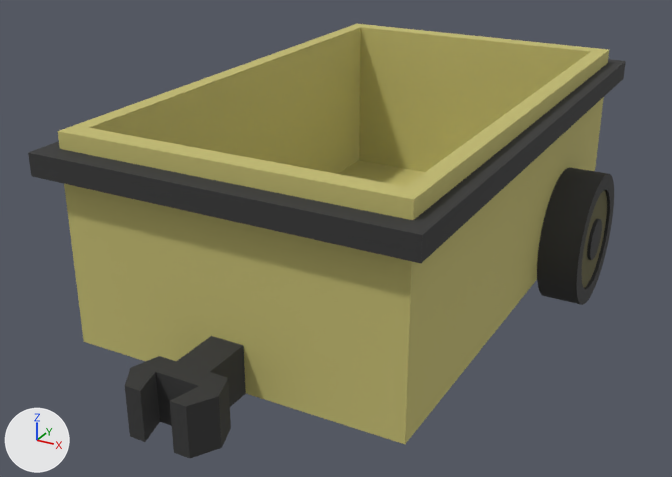
Before and after pictures for a commit that changed the FBX model GraphicResource/Tank/968_Cart_Move.fbx.
One viewpoint serves both versions: a 50 mm lens placed at (199.0, -430.0, 242.0), pointed at (-15.0, -40.0, 46.0). Every picture has the same lights, and +X, +Y and +Z are marked at lower left. Both versions are drawn at frame 91 of the action 'Take 001'; the numbers are the values there.

In view in the first picture: 'Cart', 'LeftWheel'.
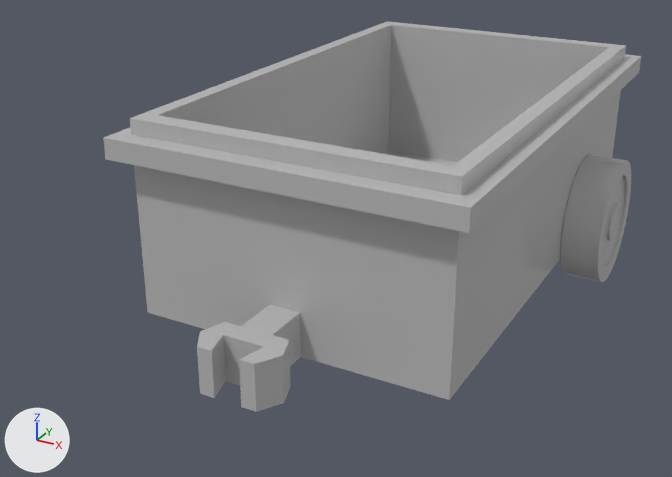
Where the change shows, as pixel boxes [x1, y1, x2, y2] in the pictures (672 x 477 px):
'Cart', recoloured, moved (yellow to grey)
    before: [28, 24, 626, 458]
    after: [103, 21, 641, 412]
'LeftWheel', deleted (black)
    before: [537, 168, 614, 305]
'Wheel', added
    after: [561, 155, 631, 282]

Diff of the bpy script that builds the scene:
```diff
--- a/GraphicResource/Tank/968_Cart_Move.fbx.py
+++ b/GraphicResource/Tank/968_Cart_Move.fbx.py
@@ mat_23___default @@
+mat_23___default = principled_material('23 - Default')
+mat_23___default.base_color = (0.5, 0.5, 0.5)  # grey #bcbcbc
+mat_23___default.roughness = 0.0
@@ me_mesh @@
 me_mesh.from_pydata(...)  # 60 vertices, 116 faces; spans x -89.0..89.0, y -206.0..117.0, z 27.0..127.0
 # used by ob_cart; location = (0.0, 0.0, 0.0)
-me_mesh.materials.append(mat_22___default)  # picture img_cart_diffuse_png
+# me_mesh part 1: the whole mesh is moved by (0.0, 45.0, -77.0)
+me_mesh.materials.append(mat_23___default)  # grey #bcbcbc
@@ me_mesh_001_1 @@
+me_mesh_001_1.from_pydata(...)  # 512 vertices, 1016 faces; spans x -102.0..102.0, y -35.0..35.0, z -35.0..35.0
+me_mesh_001_1.materials.append(mat_23___default)  # grey #bcbcbc
@@ ob_cart @@
 ob_cart = bpy.data.objects.new('Cart', me_mesh)
-ob_cart.location = (0.0, 0.0, 0.0)
+ob_cart.location = (0.0, 0.0, 71.5)
@@ ob_leftwheel @@
-ob_leftwheel = bpy.data.objects.new('LeftWheel', me_mesh_001)
-ob_leftwheel.parent = ob_cart
-ob_leftwheel.location = (91.46, 33.84, 42.34)
-ob_leftwheel.rotation_euler = (1.178, 0.0, 0.0)  # degrees (67, 0, 0)
-ob_leftwheel.scale = (-0.472, -1.0, -1.0)
@@ ob_wheel @@
+ob_wheel = bpy.data.objects.new('Wheel', me_mesh_001_1)
+ob_wheel.parent = ob_cart
+ob_wheel.location = (0.0, 78.38, -35.0)
+ob_wheel.rotation_euler = (-3.142, 0.0, 0.0)  # degrees (-180, 0, 0)
```
